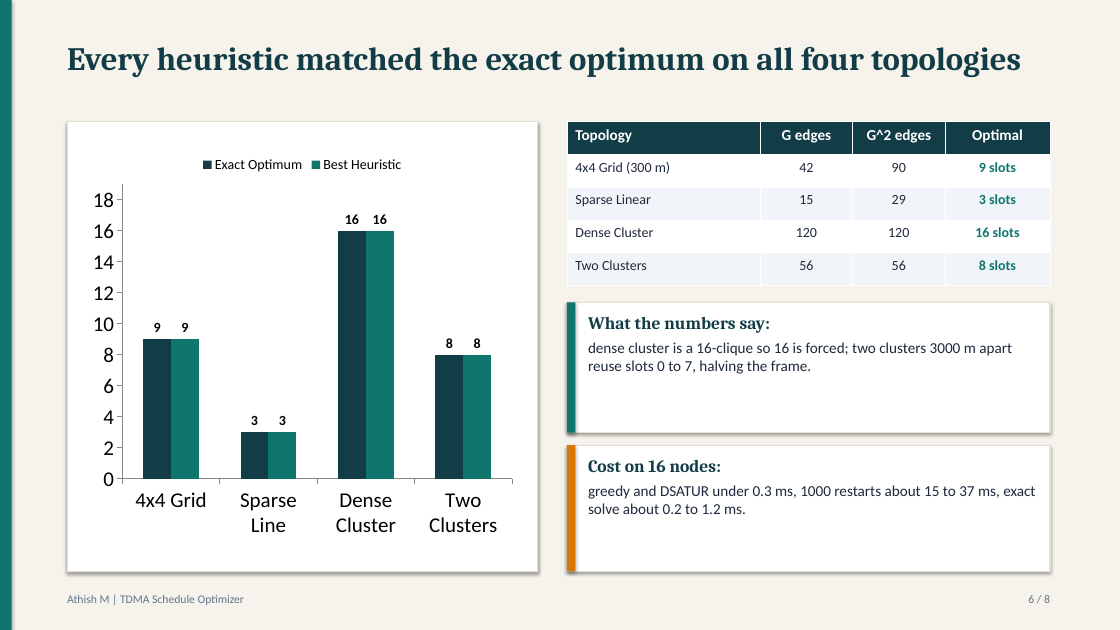
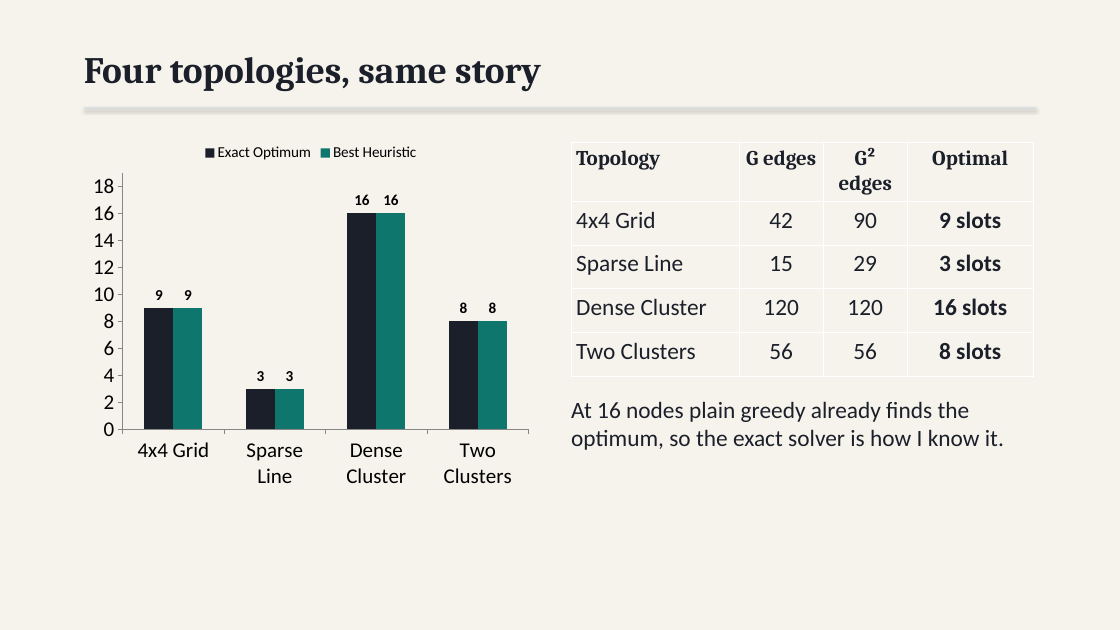
Before and after one commit to athishio/tdma-schedule-optimizer, a slide deck: slide 7 of docs/presentation.pptx (slide 6 before the commit). Drawn at 1120x630 pixels with LibreOffice and Linux fonts; fonts in the diff are those of the drawing. Boxes give left, top, right and bottom in pixels: in the first picture for what was removed or moved away, otherwise in the second. Text is boxed around its words. In the diff, an @@ line names an element or a change of style, - is before the commit and + after.

Commit message:
Redesign presentation deck to clean 8-slide layout

```diff
--- a/docs/presentation.pptx
+++ b/docs/presentation.pptx
@@ rectangle removed at [0, 0, 12, 630] @@
@@ text at [84, 57, 541, 92]: text changed; size 28 to 32 pt; text colour #123C46 to #1B1F2A @@
-Every heuristic matched the exact optimum on all four topologies
+Four topologies, same story
@@ rectangle added at [84, 108, 1036, 108], fill #CBD5E1 @@
@@ rectangle removed at [67, 122, 538, 571] @@
@@ column chart at [84, 134, 538, 496] @@
@@ colour of Exact Optimum #123C46 to #1B1F2A @@
@@ data labels of Exact Optimum changed @@
@@ data labels of Best Heuristic changed @@
@@ legend changed @@
@@ column chart: place and size @@
-column chart at [84, 147, 521, 546]
+column chart at [84, 134, 538, 496]
@@ table at [571, 143, 1033, 363] @@
-row 1, column 3: G^2 edges
+row 1, column 3: G² edges
-row 2, column 1: 4x4 Grid (300 m)
+row 2, column 1: 4x4 Grid
-row 3, column 1: Sparse Linear
+row 3, column 1: Sparse Line
@@ fill #123C46 to none in row 1 @@
@@ fill #FFFFFF to none in 8 cells @@
@@ fill #F1F5F9 to none in 8 cells @@
@@ size 13 to 18 pt, font Calibri to Cambria, text colour #FFFFFF to #1B1F2A in "Topology", "G edges", "Optimal" @@
@@ size 12 to 20 pt in "42", "90", "9 slots", "15" and 10 more places @@
@@ text colour #1E293B to #1B1F2A in "42", "90", "15", "29" and 6 more places @@
@@ text colour #0F766E to #1B1F2A in "9 slots", "3 slots", "16 slots", "8 slots" @@
@@ table: place and size @@
-table at [567, 122, 1050, 286]
+table at [571, 143, 1033, 363]
@@ rectangle removed at [567, 302, 1050, 433] @@
@@ rectangle removed at [567, 302, 576, 433] @@
@@ text removed at [588, 317, 1012, 374] @@
-What the numbers say:
-dense cluster is a 16-clique so 16 is forced; two clusters 3000 m apart reuse slots 0 to 7, halving the frame.
@@ text added at [571, 401, 1004, 450], 20 pt, text #1B1F2A @@
+At 16 nodes plain greedy already finds the optimum, so the exact solver is how I know it.
@@ rectangle removed at [567, 445, 1050, 571] @@
@@ rectangle removed at [567, 445, 576, 571] @@
@@ text removed at [588, 460, 1035, 514] @@
-Cost on 16 nodes:
-greedy and DSATUR under 0.3 ms, 1000 restarts about 15 to 37 ms, exact solve about 0.2 to 1.2 ms.
@@ text removed at [67, 595, 244, 605] @@
-Athish M | TDMA Schedule Optimizer
@@ text removed at [1028, 595, 1050, 603] @@
-6 / 8
```
Also in this commit, not shown: 2 other slides changed, 5 slides added, 5 slides removed, 3 other files.
